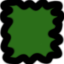
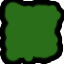
Revision of a layered 64 × 64 image; what changed, layer by layer:
hid "Layer 0" over [0, 0, 64, 64]
